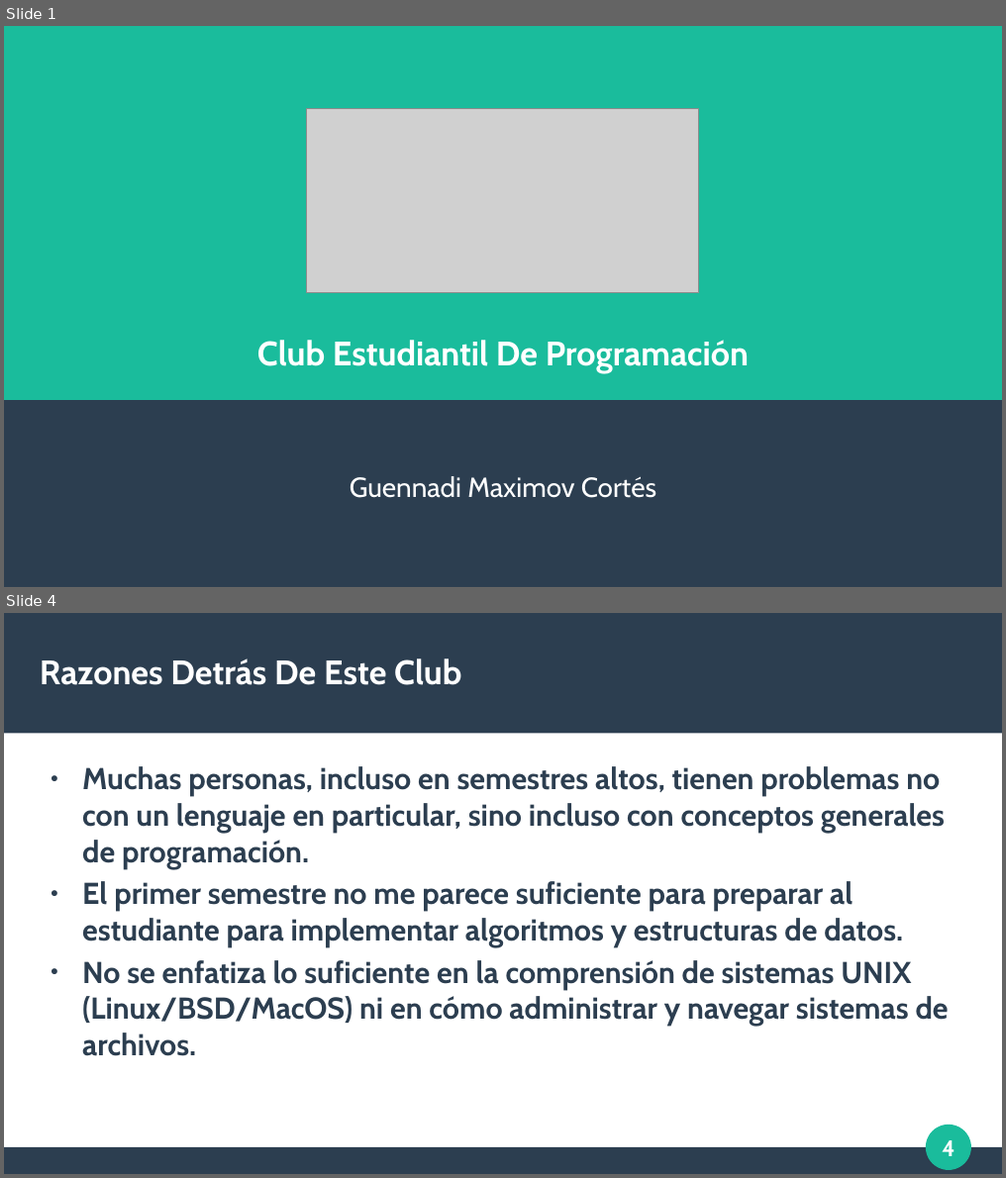
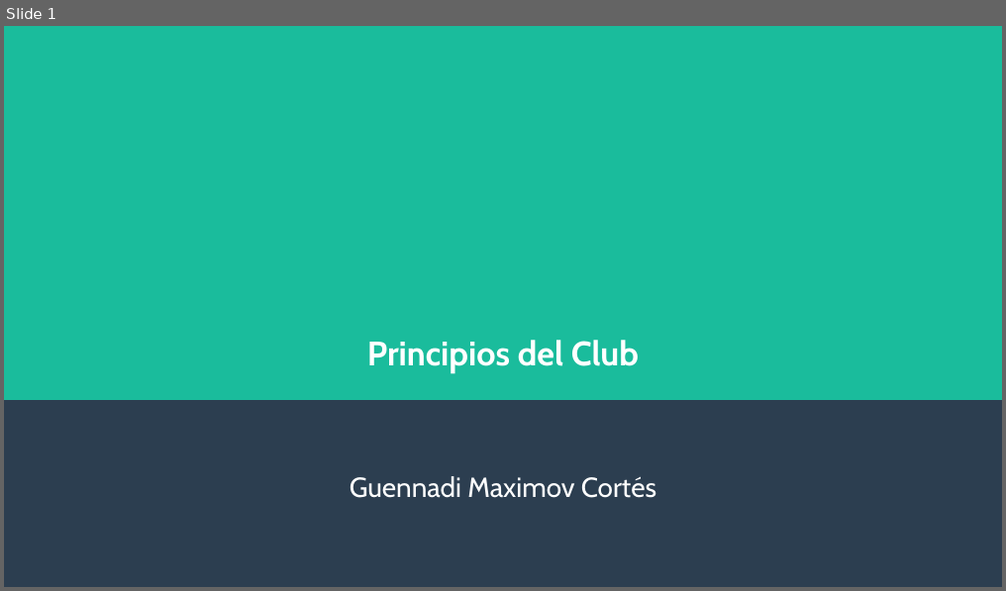
Before and after one commit to DrKJeff16/ClubProgra2023-1, a slide deck: 01_Introduccion/Sesion_1.odp. Shown one above the other, each under a label of ours: slides 1 and 4 before the commit, slide 1 after it; the slides between them are not shown. The pictures are 1006x1178 and 1006x591 pixels, drawn with LibreOffice and Linux fonts; fonts in the diff are those of the drawing; grey boxes stand for pictures. Boxes give left, top, right and bottom in pixels: in the first picture for what was removed or moved away, otherwise in the second. Text is boxed around its words. In the diff, an @@ line names an element or a change of style, - is before the commit and + after.

```diff
--- a/01_Introduccion/Sesion_1.odp
+++ b/01_Introduccion/Sesion_1.odp
@@ slide 4 removed at bbox=[4, 613, 1002, 1174], background #FFFFFF @@
@@ rectangle removed at bbox=[4, 613, 1002, 734] @@
@@ title removed at bbox=[40, 659, 461, 685] @@
-Razones Detrás De Este Club
@@ text removed at bbox=[82, 766, 948, 1057] @@
-● Muchas personas, incluso en semestres altos, tienen problemas no con un lenguaje en particular, sino incluso con conceptos generales de programación.
-● El primer semestre no me parece suficiente para preparar al estudiante para implementar algoritmos y estructuras de datos.
-● No se enfatiza lo suficiente en la comprensión de sistemas UNIX (Linux/BSD/MacOS) ni en cómo administrar y navegar sistemas de archivos.
@@ ellipse removed at bbox=[927, 1126, 971, 1170] @@
@@ page number removed at bbox=[942, 1141, 954, 1157] @@
-4
@@ rectangle removed at bbox=[4, 1149, 1002, 1174] @@
@@ slide 1 changed as well @@
@@ picture removed at bbox=[307, 108, 699, 293] @@
@@ title at bbox=[367, 340, 639, 373]: text changed @@
-Club Estudiantil De Programación
+Principios del Club
```
Also in this commit, not shown: 2 slides added, 3 other slides removed, 2 other files.
